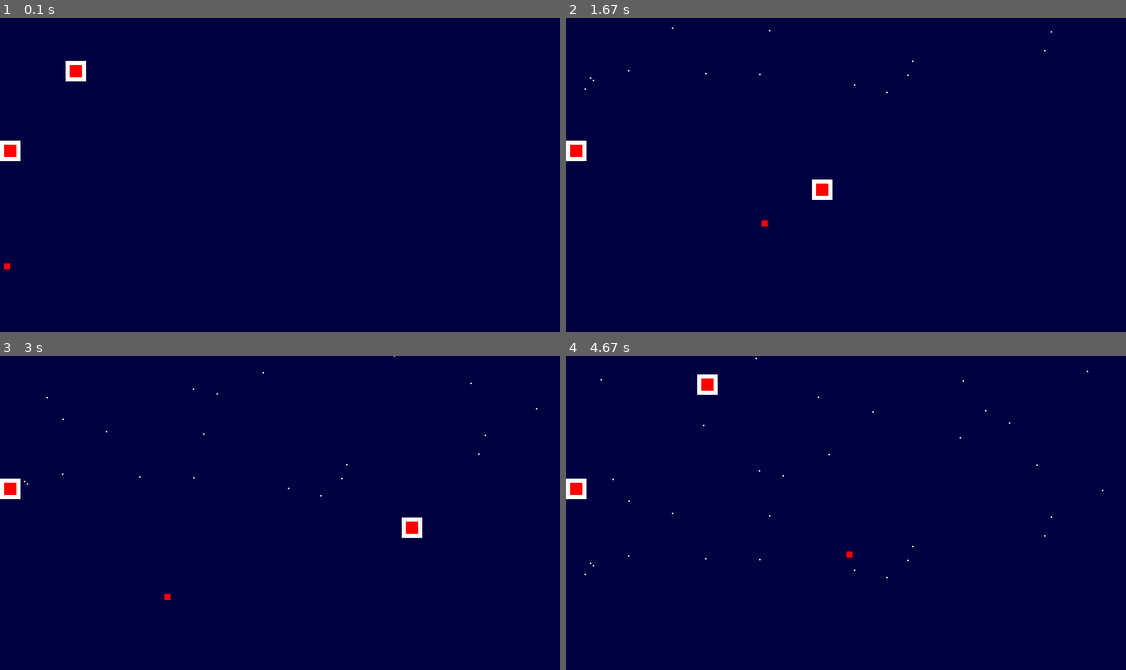
Above: before the commit, frames 1-4 (two rows, left to right).
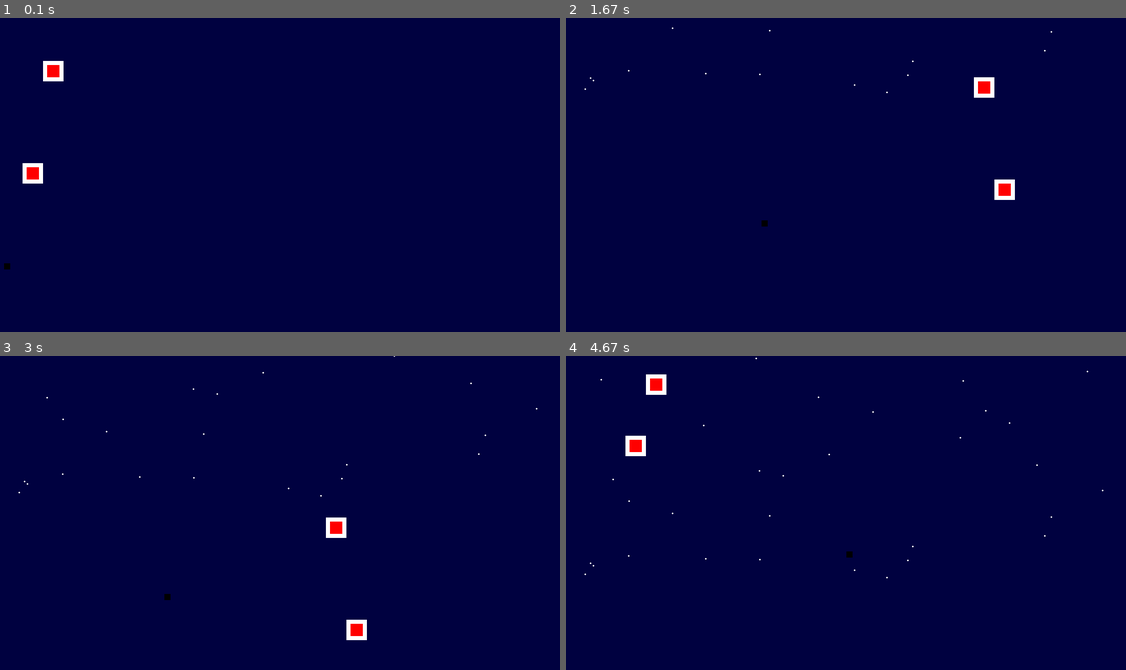
Above: after the commit, the same moments.

Repository: SirManners/Programmering
Game: pygame game, started from Kap 8.py
Same seed, same stepped clock (60 frames per second), same inputs: the game is played once before the commit and once after it.
Inputs:
- Up to frame 1 (0.1 s): no input
- Up to frame 2 (1.67 s): hold X 0.33-0.8 s; hold D 0.33-0.8 s; hold D 0.83-1.3 s; hold W 1.33-1.63 s
- Up to frame 3 (3 s): hold D 1.67-2.13 s; hold A 2.17-2.7 s; hold S from 2.73 s (still down)
- Up to frame 4 (4.67 s): release S at 3.03 s; hold A 3.07-3.47 s; hold W 3.5-3.87 s; hold D 3.9-4.53 s; hold S from 4.57 s (still down)

The runs differ from the first frame. In frame 1, 1.0% of the frame differs, in the area x 0-16%, y 13-81%; in frame 2, 1.0%; in frame 3, 1.0%; in frame 4, 1.0%.

Commit message:
Rymdspel??

Diff:
--- a/Kap 8.py
+++ b/Kap 8.py
@@ -39,10 +39,10 @@
 rekt_x2 = 50
 rekt_y2 = 50
 
-rekt_change_x1 = 0
-rekt_change_y1 = 0
-
-rekt_change_x2 = 10
+rekt_change_x1 = 5
+rekt_change_y1 = 5
+
+rekt_change_x2 = 5
 rekt_change_y2 = 5
 
 x_mouse = 0
@@ -53,6 +53,7 @@
 
 x_coord = 10
 y_coord = 600
+projectile_speed = 5
 
 time1 = 0
 time2 = 0
@@ -60,6 +61,8 @@
 acc = 0
 keydown = [None, False, False, False, False]
 
+x_shoot = 0
+y_shoot = 0
 death = (1, 2, 3, 4, 5, 6, 7, 8, 9, 10, 11, 12, 13, 14, 15, 16, 17, 18, 19, 20, 21, 22, 23, 24, 25, 26, 27, 28, 29, 30)
 
 while not done:
@@ -84,6 +87,13 @@
             if event.key == pygame.K_ESCAPE:
                 done = True
 
+            if event.key == pygame.K_x:
+                time3 = pygame.time.get_ticks()
+                keydown[0] = True
+                x_shoot = x_coord
+                y_shoot = y_coord
+
+
         if event.type == pygame.KEYUP:
 
             if event.key == pygame.K_w:
@@ -112,6 +122,9 @@
             if event.key == pygame.K_ESCAPE:
                 done = True
 
+            if event.key == pygame.K_x:
+                keydown[0] = False
+
         if event.type == pygame.QUIT:
             print("User has asked to quit.")
             done = True
@@ -121,6 +134,7 @@
             pos = pygame.mouse.get_pos()
             x_mouse = pos[0]
             y_mouse = pos[1]
+            # gör så att man skjuter emot mouse_pos
 
     if keydown[1] or keydown[2] or keydown[3] or keydown[4]:
         time2 = pygame.time.get_ticks() - time1
@@ -134,15 +148,29 @@
             x_speed -= acc
         if keydown[4]:
             x_speed += acc
+
+        if not keydown[0]:
+            x_shoot = 0
+            y_shoot = 0
+
+    y_shoot -= projectile_speed
+
     x_coord += x_speed
     y_coord += y_speed
 
     if x_coord - rekt_x1 in death and y_coord - rekt_y1 in death:
         print("Game over")
-        done = True
+        keydown[0] = True
     # lägg till något som dödar dig
 
     screen.fill(NIGHTBLUE)
+
+    if x_coord > 1351 or y_coord <= 0:
+        x_speed == 0
+    if y_coord > 753 or x_coord <= 0:
+        y_speed == 0
+
+
 
     pygame.draw.rect(screen, WHITE, [rekt_x1, rekt_y1, 50, 50])
     pygame.draw.rect(screen, RED, [rekt_x1 + 10, rekt_y1 + 10, 30, 30])
@@ -162,7 +190,7 @@
     if rekt_y2 > 718 or rekt_y2 < 0:
         rekt_change_y2 *= -1
 
-    pygame.draw.rect(screen, RED, [x_coord, y_coord, 15, 15])
+    pygame.draw.rect(screen, BLACK, [x_coord, y_coord, 15, 15])
 
     for i in range(len(snow_list)):
         pygame.draw.circle(screen, WHITE, snow_list[i], 2)
@@ -173,10 +201,18 @@
             x = random.randrange(0, 1366)
             snow_list[i][0] = x
 
-    if keydown[0]:
+    """if keydown[0]:
         font = pygame.font.SysFont('Courier New', 300, True, False)
         text = font.render("GAME OVER!", True, BLACK)
         screen.blit(text, [250, 200])
+"""
+
+    if keydown[0]:
+        pygame.draw.rect(screen, YELLOW, [x_shoot+4, y_shoot - 2, 5, 5])
+        # gör att projektilerna fungerar som snöflingorna? listor och så?
+
+
+
 
     pygame.display.flip()
 
